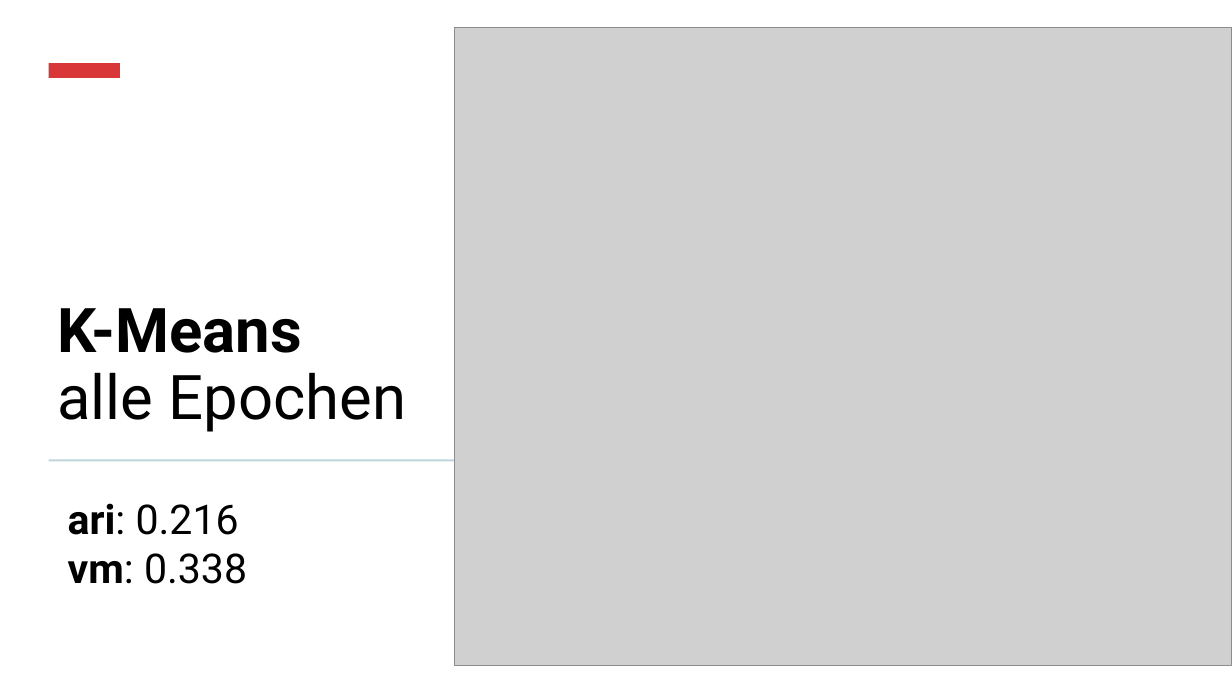
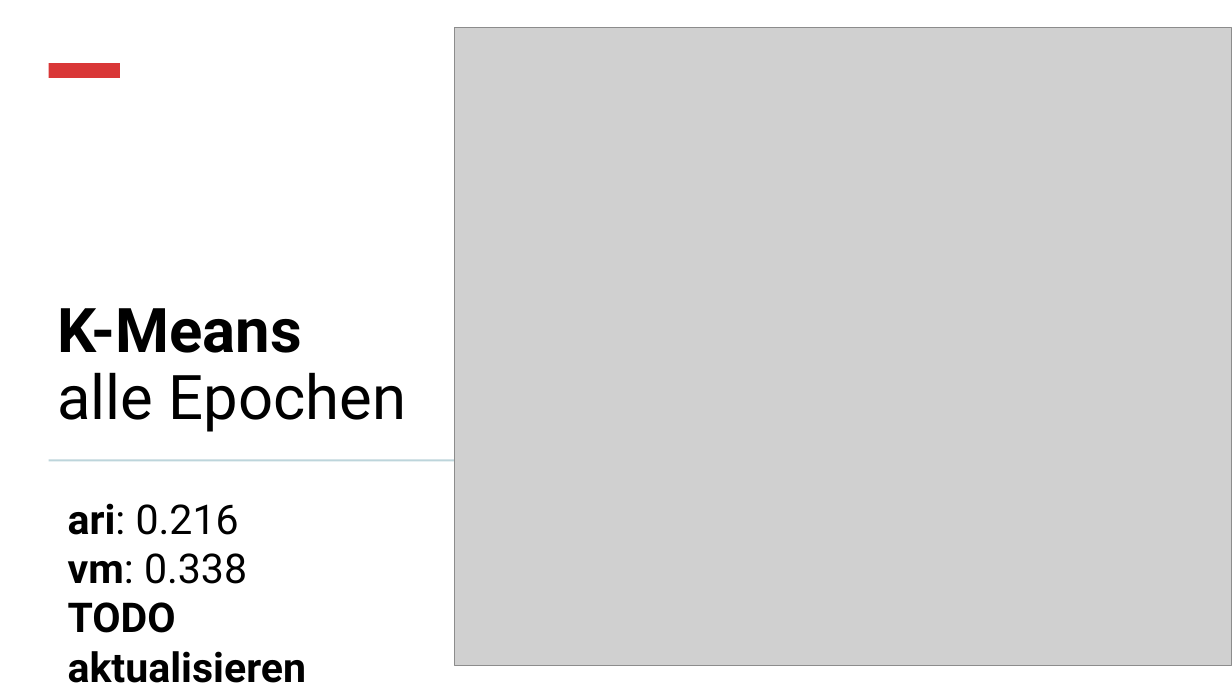
Before and after one commit to realjanpaulus/clusterpoems, a slide deck: slide 22 of presentation/clustering_presentation.pptx (slide 23 before the commit). Drawn at 1232x693 pixels with LibreOffice and Linux fonts; fonts in the diff are those of the drawing; grey boxes stand for pictures. Boxes give left, top, right and bottom in pixels: in the first picture for what was removed or moved away, otherwise in the second. Text is boxed around its words. In the diff, an @@ line names an element or a change of style, - is before the commit and + after.

```diff
--- a/presentation/clustering_presentation.pptx
+++ b/presentation/clustering_presentation.pptx
@@ text at (68, 602, 307, 683): paragraphs added @@
+TODO
+aktualisieren
```
Also in this commit, not shown: 4 other slides changed, 1 slide removed, 13 other files.
